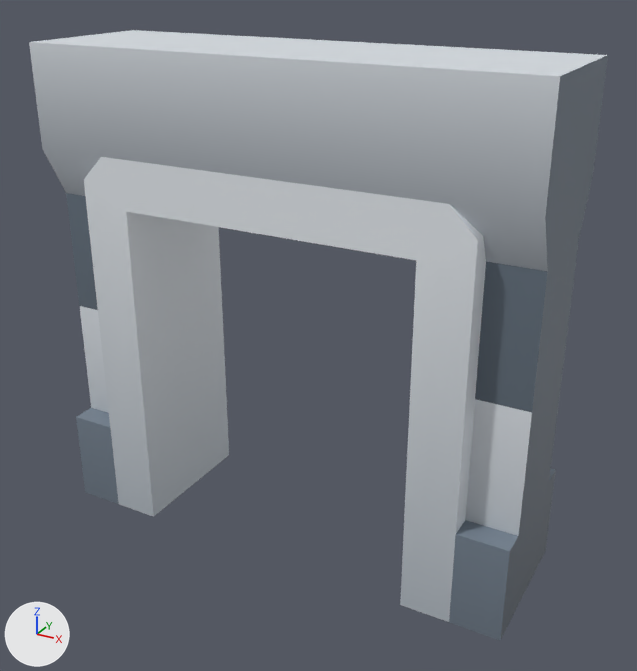
The glTF model client/public/assets/kenney-station/wall-door-wide-banner.glb: old version first, new version second.
Before and after are seen from a 50 mm camera at (0.815, -1.414, 1.162) aimed at (0.038, -0.001, 0.455). The lights are fixed; the arrows at lower left show +X, +Y and +Z. The older version comes first. Where no turn or scale is listed for an object, it has been applied to the vertices. Vertices at exactly the same position are counted once.

Names of what the first picture shows: 'wall-door-wide-banner'.
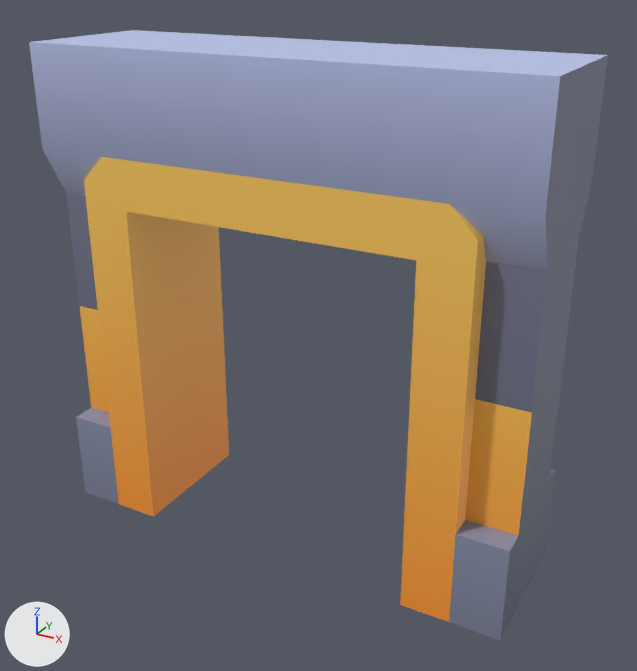
Pixel boxes [x1, y1, x2, y2] of what changed, in the pictures (637 x 671 px):
part 1 of me_wall_door_wide_banner, recoloured: [66, 56, 607, 640] in both
part 2 of me_wall_door_wide_banner, recoloured (light grey to orange): [80, 180, 532, 622] in both
part 3 of me_wall_door_wide_banner, recoloured (white to orange): [84, 157, 483, 260] in both
part 4 of me_wall_door_wide_banner, recoloured (light grey to blue): [29, 30, 607, 271] in both

The change, as a diff of the scene's bpy script:
```diff
--- a/client/public/assets/kenney-station/wall-door-wide-banner.glb.py
+++ b/client/public/assets/kenney-station/wall-door-wide-banner.glb.py
@@ me_wall_door_wide_banner @@
 me_wall_door_wide_banner.from_pydata(...)  # 64 vertices, 110 faces; spans x -0.5..0.5, y -0.15..0.15, z -0.5..0.5
 # used by ob_wall_door_wide_banner; location = (0.0, 0.0, 0.5)
+# me_wall_door_wide_banner part 1: 52 faces centred in x -0.5..0.5, y -0.15..0.15, z -0.5..0.433 are repainted in the vertex colours; the middle colour goes from greyish blue #667380 to greyish blue #777c94
+# me_wall_door_wide_banner part 2: 28 faces centred in x -0.467..0.467, y -0.15..0.15, z -0.5..0.0 are repainted in the vertex colours; the middle colour goes from light grey #c5ccd3 to orange #ffa940
+# me_wall_door_wide_banner part 3: 16 faces centred in x -0.383..0.383, y -0.15..0.15, z 0.2..0.3 are repainted in the vertex colours; the middle colour goes from white #e7ecf1 to orange #ffcd5f
+# me_wall_door_wide_banner part 4: 14 faces centred in x -0.467..0.467, y -0.15..0.15, z 0.233..0.5 are repainted in the vertex colours; the middle colour goes from light grey #bec5cd to blue #aeb6da
 me_wall_door_wide_banner.materials.append(mat_defaultmaterial)
```
